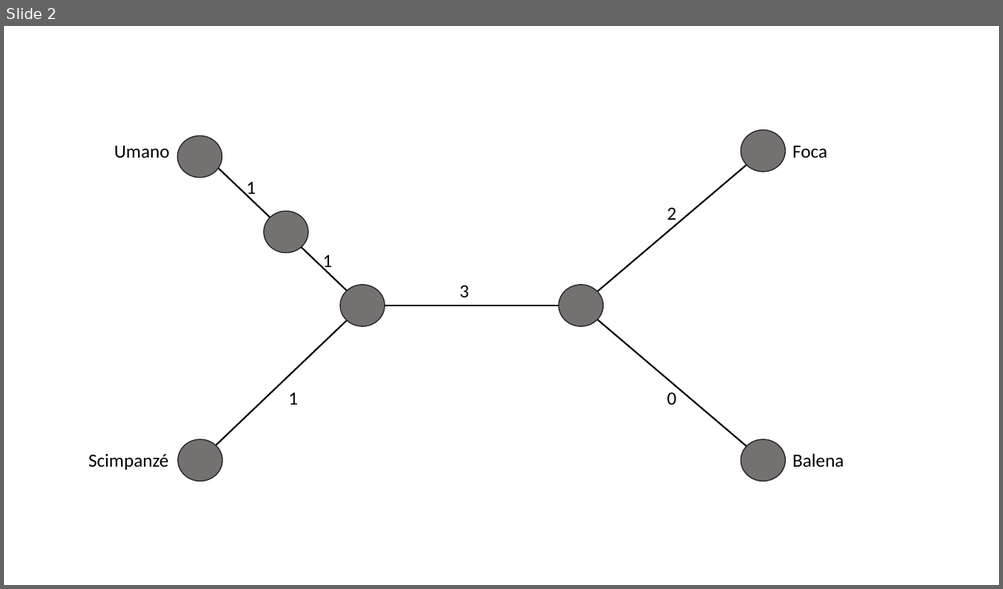
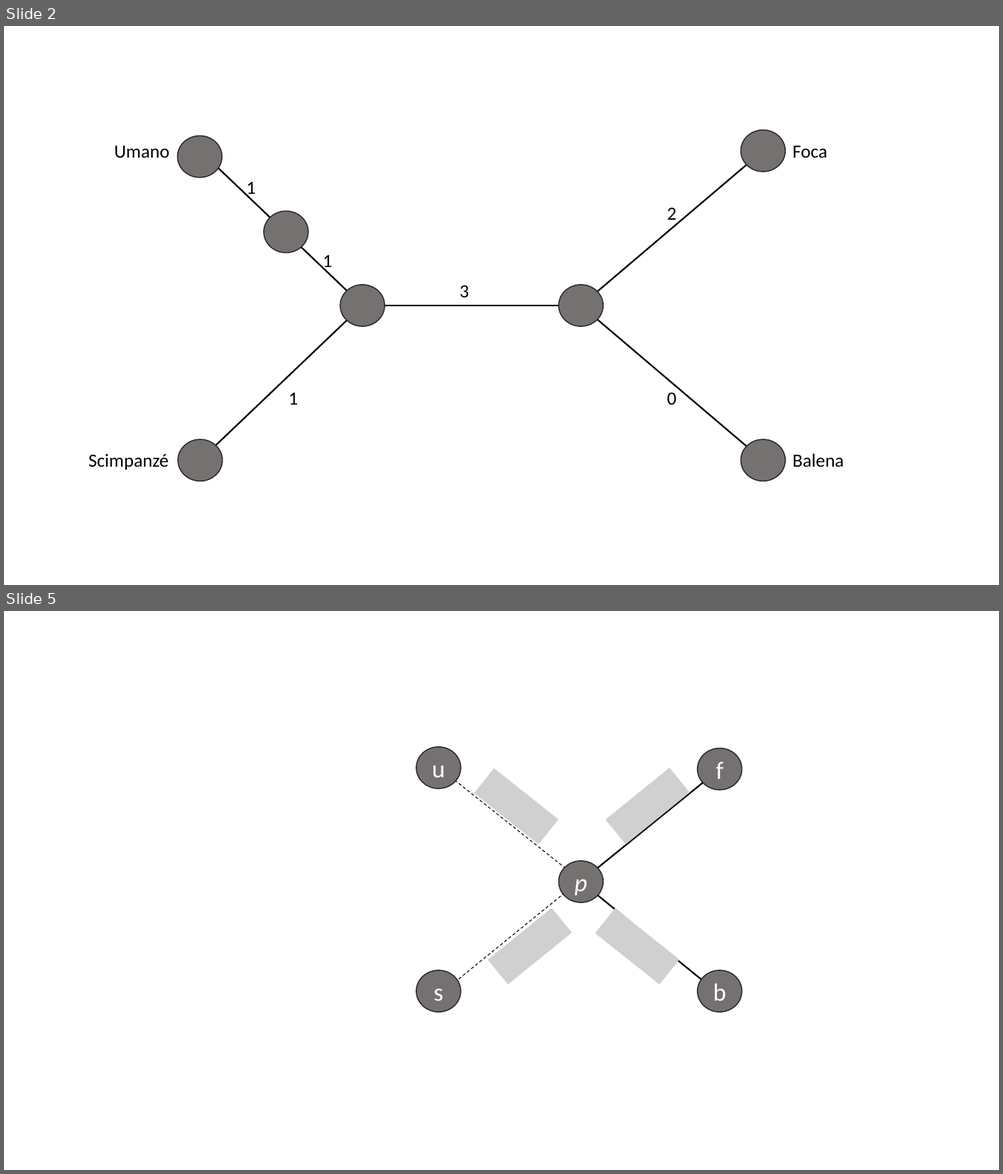
Before and after one commit to mtortoli/Thesis, a slide deck: unroteed_tree_created_by_figure_5.pptx. Shown one above the other, each under a label of ours: slide 2 before the commit, slides 2 and 5 after it; the slides between them are not shown. The pictures are 1003x589 and 1003x1174 pixels, drawn with LibreOffice and Linux fonts; fonts in the diff are those of the drawing; grey boxes stand for pictures. Boxes give left, top, right and bottom in pixels: in the first picture for what was removed or moved away, otherwise in the second. Text is boxed around its words. In the diff, an @@ line names an element or a change of style, - is before the commit and + after.

```diff
--- a/unroteed_tree_created_by_figure_5.pptx
+++ b/unroteed_tree_created_by_figure_5.pptx
@@ slide 5 added at (4, 611, 999, 1170), background #FFFFFF @@
@@ ellipse added at (416, 747, 461, 789), fill #767171, outline #262626 1 pt, 24 pt, text #FFFFFF @@
+u
@@ ellipse added at (697, 749, 742, 790), fill #767171, outline #262626 1 pt, 24 pt, text #FFFFFF @@
+f
@@ line added from (442, 771) to (580, 880), #000000 0.75 pt dashed @@
@@ picture added at (474, 769, 558, 845) @@
@@ line added from (720, 769) to (580, 882), #000000 1.5 pt @@
@@ picture added at (605, 768, 689, 844) @@
@@ ellipse added at (558, 861, 603, 903), fill #767171, outline #262626 1 pt, 24 pt, text #FFFFFF, italic @@
+p
@@ line added from (442, 993) to (577, 883), #000000 0.75 pt dashed @@
@@ line added from (580, 882) to (720, 994), #000000 1.5 pt @@
@@ picture added at (488, 908, 572, 985) @@
@@ picture added at (595, 909, 679, 985) @@
@@ ellipse added at (416, 971, 461, 1012), fill #767171, outline #262626 1 pt, 24 pt, text #FFFFFF @@
+s
@@ ellipse added at (697, 971, 742, 1012), fill #767171, outline #262626 1 pt, 24 pt, text #FFFFFF @@
+b
```
Also in this commit, not shown: 6 other slides added, 10 other files.
